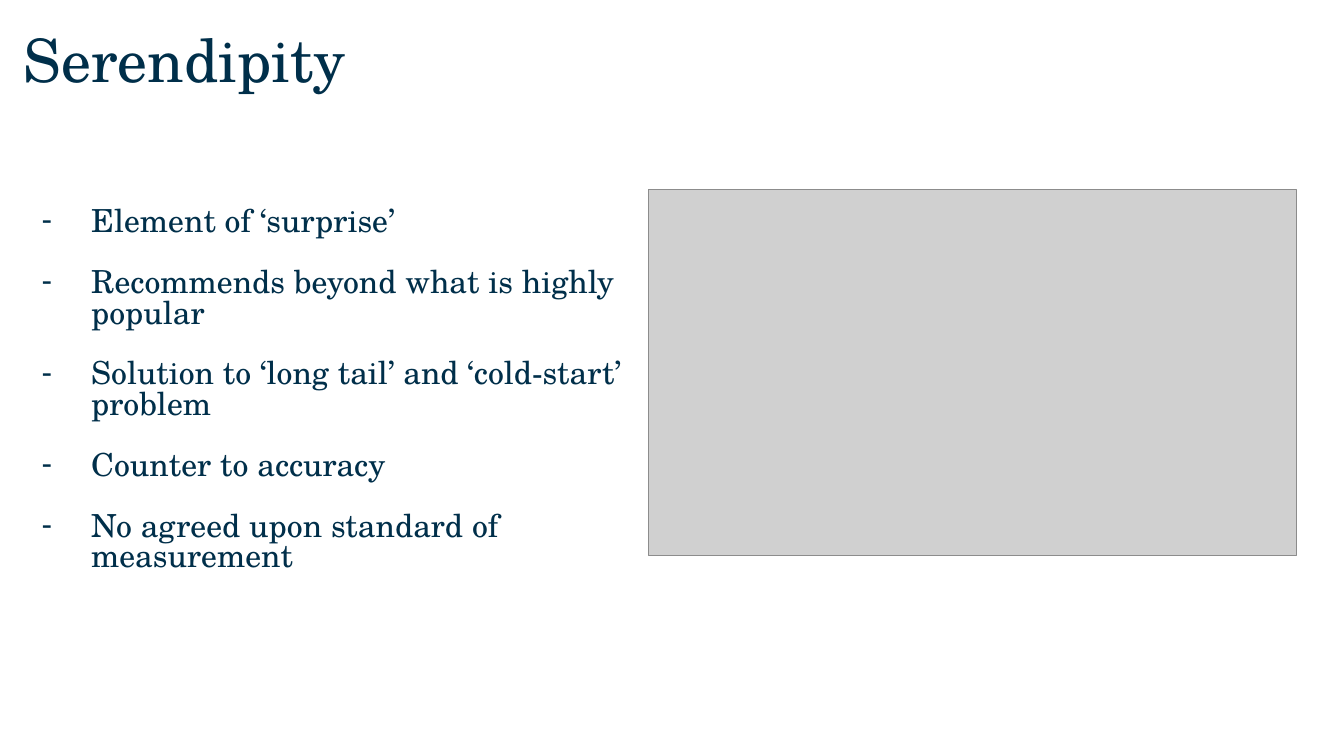
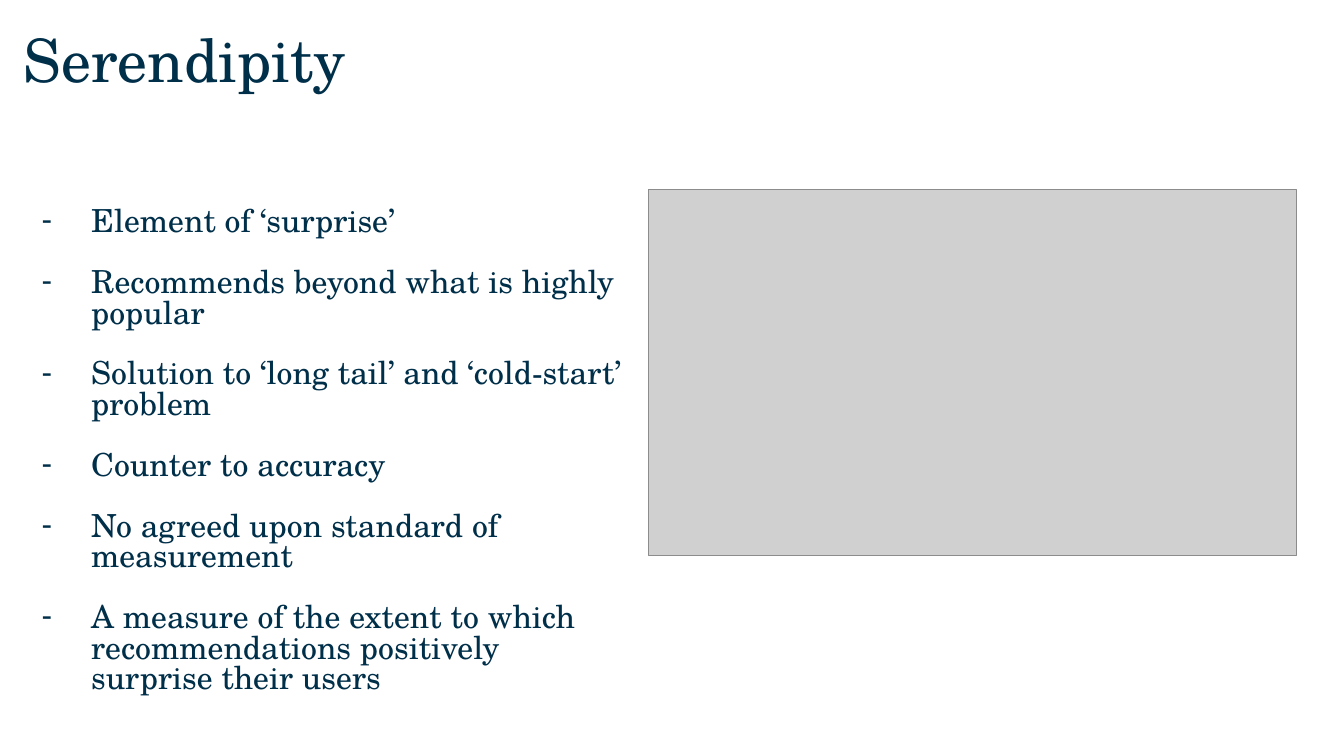
Before and after one commit to zctham/GA_projects, a slide deck: slide 7 of Capstone_Project/presentation/Capstone presentation.pptx (slide 5 before the commit). Drawn at 1344x756 pixels with LibreOffice and Linux fonts; fonts in the diff are those of the drawing; grey boxes stand for pictures; background and template pictures are left out. Boxes give left, top, right and bottom in pixels: in the first picture for what was removed or moved away, otherwise in the second. Text is boxed around its words. In the diff, an @@ line names an element or a change of style, - is before the commit and + after.

```diff
--- a/Capstone_Project/presentation/Capstone presentation.pptx
+++ b/Capstone_Project/presentation/Capstone presentation.pptx
@@ text at (x1=91, y1=604, x2=575, y2=696): paragraph added @@
+– A measure of the extent to which recommendations positively surprise their users
```
Also in this commit, not shown: 9 other slides changed, 2 slides added, 1 other file.
